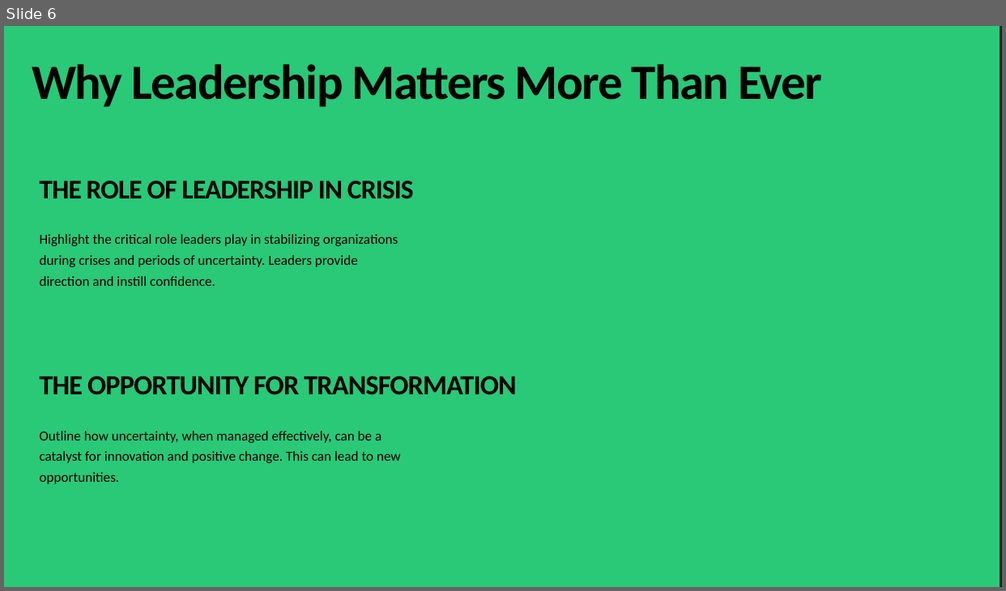
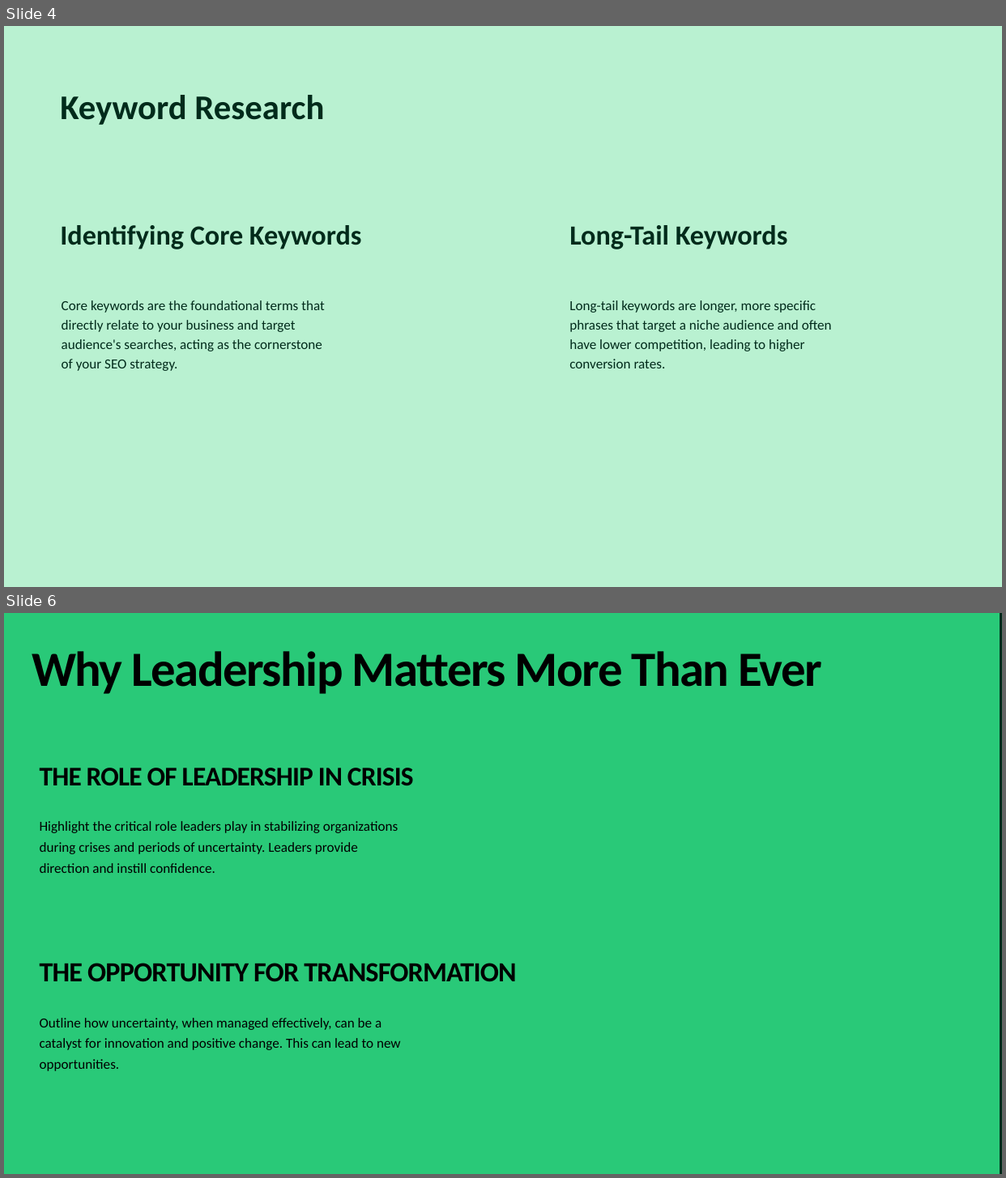
Before and after one commit to Manpreet1710/ppt-maker, a slide deck: output_ppt.pptx. Shown one above the other, each under a label of ours: slide 6 before the commit, slides 4 and 6 after it; the slides between them are not shown. The pictures are 1006x591 and 1006x1178 pixels, drawn with LibreOffice and Linux fonts; fonts in the diff are those of the drawing. Boxes give left, top, right and bottom in pixels: in the first picture for what was removed or moved away, otherwise in the second. Text is boxed around its words. In the diff, an @@ line names an element or a change of style, - is before the commit and + after.

```diff
--- a/output_ppt.pptx
+++ b/output_ppt.pptx
@@ slide 4 added at (4, 26, 1002, 587), background #B9F1D1 @@
@@ text added at (60, 95, 324, 125), 50 pt, text #012B1B, bold @@
+Keyword Research
@@ text added at (60, 225, 362, 250), 40 pt, text #012B1B, bold @@
+Identifying Core Keywords
@@ text added at (569, 225, 788, 250), 40 pt, text #012B1B, bold @@
+Long-Tail Keywords
@@ text added at (62, 301, 325, 371), 20 pt, text #012B1B @@
+Core keywords are the foundational terms that directly relate to your business and target audience's searches, acting as the cornerstone of your SEO strategy.
@@ text added at (569, 301, 832, 369), 20 pt, text #012B1B @@
+Long-tail keywords are longer, more specific phrases that target a niche audience and often have lower competition, leading to higher conversion rates.
```
Also in this commit, not shown: 7 slides changed, 12 other slides added, 13 slides removed, 7 other files.
